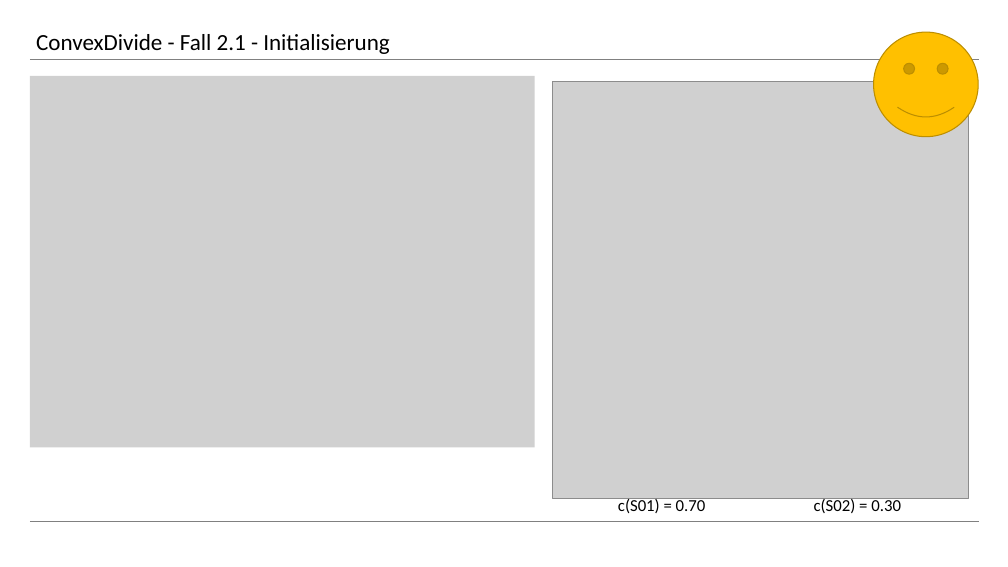
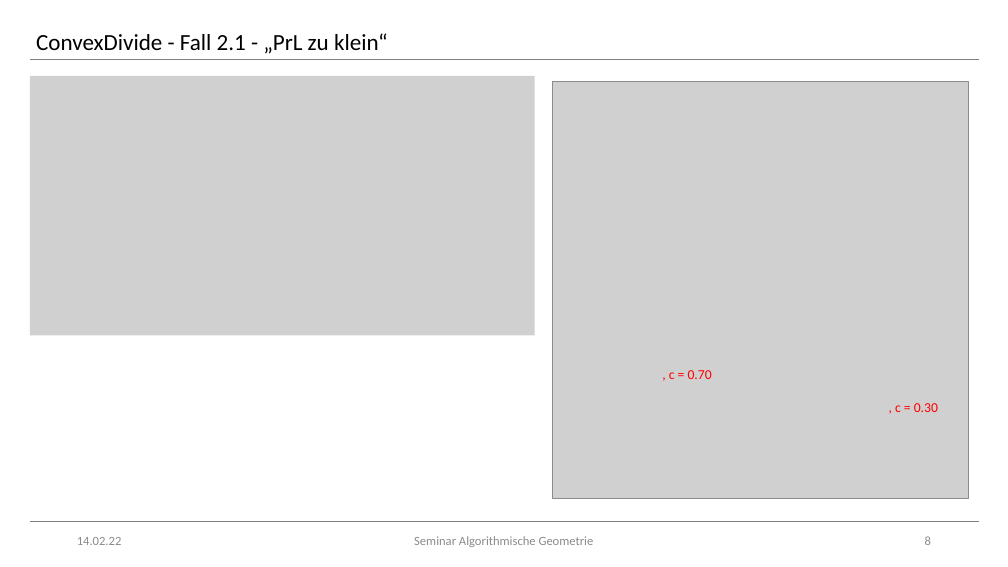
Before and after one commit to rhoentier/Algorithmische-Geometrie, a slide deck: slide 8 of Präsentation/Präsentation.pptx. Drawn at 1008x567 pixels with LibreOffice and Linux fonts; fonts in the diff are those of the drawing; grey boxes stand for pictures. Boxes give left, top, right and bottom in pixels: in the first picture for what was removed or moved away, otherwise in the second. Text is boxed around its words. In the diff, an @@ line names an element or a change of style, - is before the commit and + after.

```diff
--- a/Präsentation/Präsentation.pptx
+++ b/Präsentation/Präsentation.pptx
@@ text at [36,33,388,54]: text changed @@
-ConvexDivide - Fall 2.1 - Initialisierung
+ConvexDivide - Fall 2.1 - „PrL zu klein“
@@ smiley face removed at [874,32,979,136] @@
@@ picture: place and size @@
-picture at [29,76,535,447]
+picture at [29,76,535,335]
@@ text at [669,370,712,379]: text changed; size 16 to 13 pt; text colour #000000 to #FF0000 @@
-c(S01) = 0.70
+, c = 0.70
@@ text at [895,403,938,412]: text changed; size 16 to 13 pt; text colour #000000 to #FF0000 @@
-c(S02) = 0.30
+, c = 0.30
@@ text added at [77,537,122,545], 12 pt, text #8C8C8C @@
+14.02.22
@@ text added at [414,536,594,547], 12 pt, text #8C8C8C @@
+Seminar Algorithmische Geometrie
@@ page number added at [925,536,931,545], 12 pt, text #8C8C8C @@
+8
```
Also in this commit, not shown: 12 other slides changed, 3 slides added, 2 slides removed.
